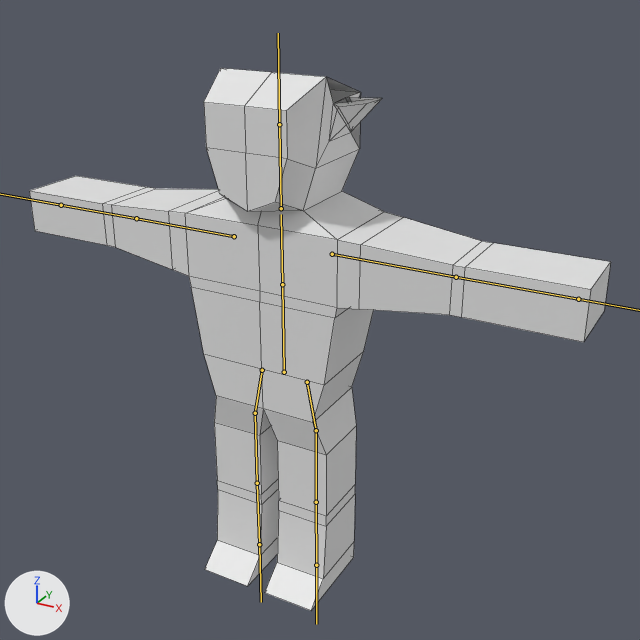
A saved change to the FBX model Blender-mobs/Export/RPGGame_Characters.fbx.
Rendered twice from a camera (50 mm lens) standing at (1.224, -2.006, 1.876) and looking at (0.136, -0.027, 0.886). The lights are fixed; the arrows at lower left show +X, +Y and +Z. The bones that bend it are drawn over the model as lines. Mesh edges are drawn as thin lines.
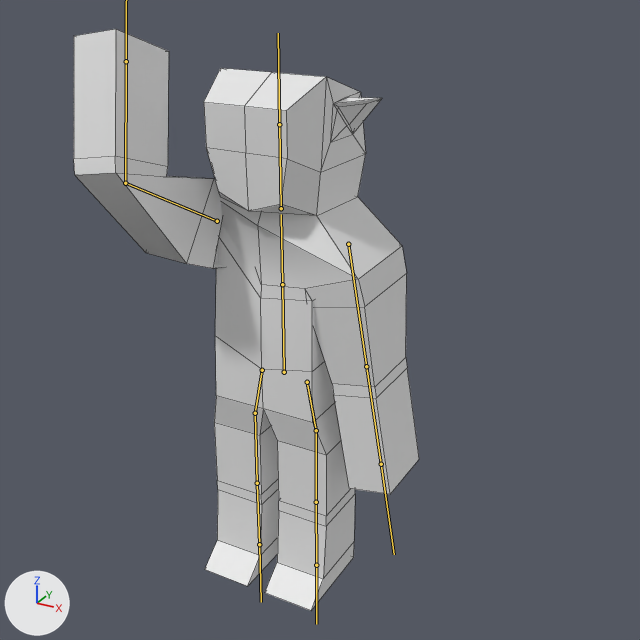
The newer file adds an action. The first version stands in its rest pose; the second is drawn at frame 13 of the action 'Armature|swing_right'.

Changed parts and their boxes [x1, y1, x2, y2] in the pictures (640 x 640 px):
'Cube', posed (41% narrower, 7% taller)
    before: [29, 68, 611, 611]
    after: [74, 29, 419, 611]
bone 'arm l 1', root to tip
    before: (332, 254) to (456, 277)
    after: (348, 244) to (366, 366)
bone 'arm r 1', root to tip
    before: (234, 236) to (136, 218)
    after: (217, 221) to (125, 183)
bone 'arm r 2', root to tip
    before: (136, 218) to (61, 205)
    after: (125, 183) to (126, 61)

What changed in the scene script:
```text
Change bone_arm_l_1:
    where bone_arm_l_1 = bpy.data.objects['Armature'].pose.bones['arm l 1']  # child of 'chest'
    bone_arm_l_1.location: (0.0, 0.0, 0.0) -> (-0.037, 0.049, 0.0)
    bone_arm_l_1.rotation_quaternion: (1.0, 0.0, 0.0, 0.0) -> (0.766, 0.0, 0.0, -0.643)  # degrees (0, 0, 0) -> degrees (0, 0, -80)
Change bone_arm_r_1:
    where bone_arm_r_1 = bpy.data.objects['Armature'].pose.bones['arm r 1']  # child of 'chest'
    bone_arm_r_1.location: (0.0, 0.0, 0.0) -> (0.0, 0.057, -0.037)
    bone_arm_r_1.rotation_quaternion: (1.0, 0.0, 0.0, 0.0) -> (0.383, 0.321, 0.664, -0.556)  # degrees (0, 0, 0) -> degrees (80, 120, 0)
Change bone_arm_r_2:
    where bone_arm_r_2 = bpy.data.objects['Armature'].pose.bones['arm r 2']  # child of 'arm r 1'
    bone_arm_r_2.rotation_quaternion: (1.0, 0.0, 0.0, 0.0) -> (0.766, 0.0, 0.112, -0.633)  # degrees (0, 0, 0) -> degrees (-8, 10, -80)
```
